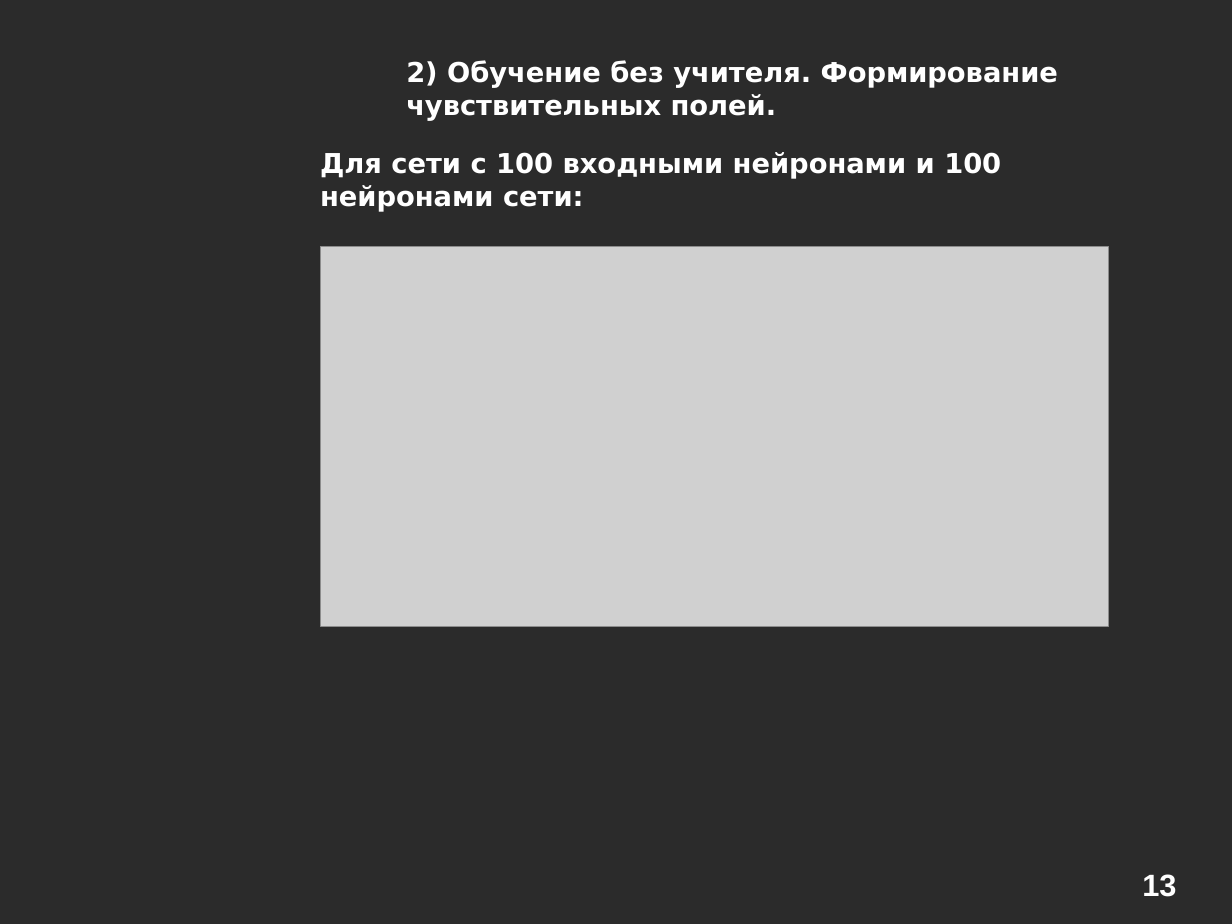
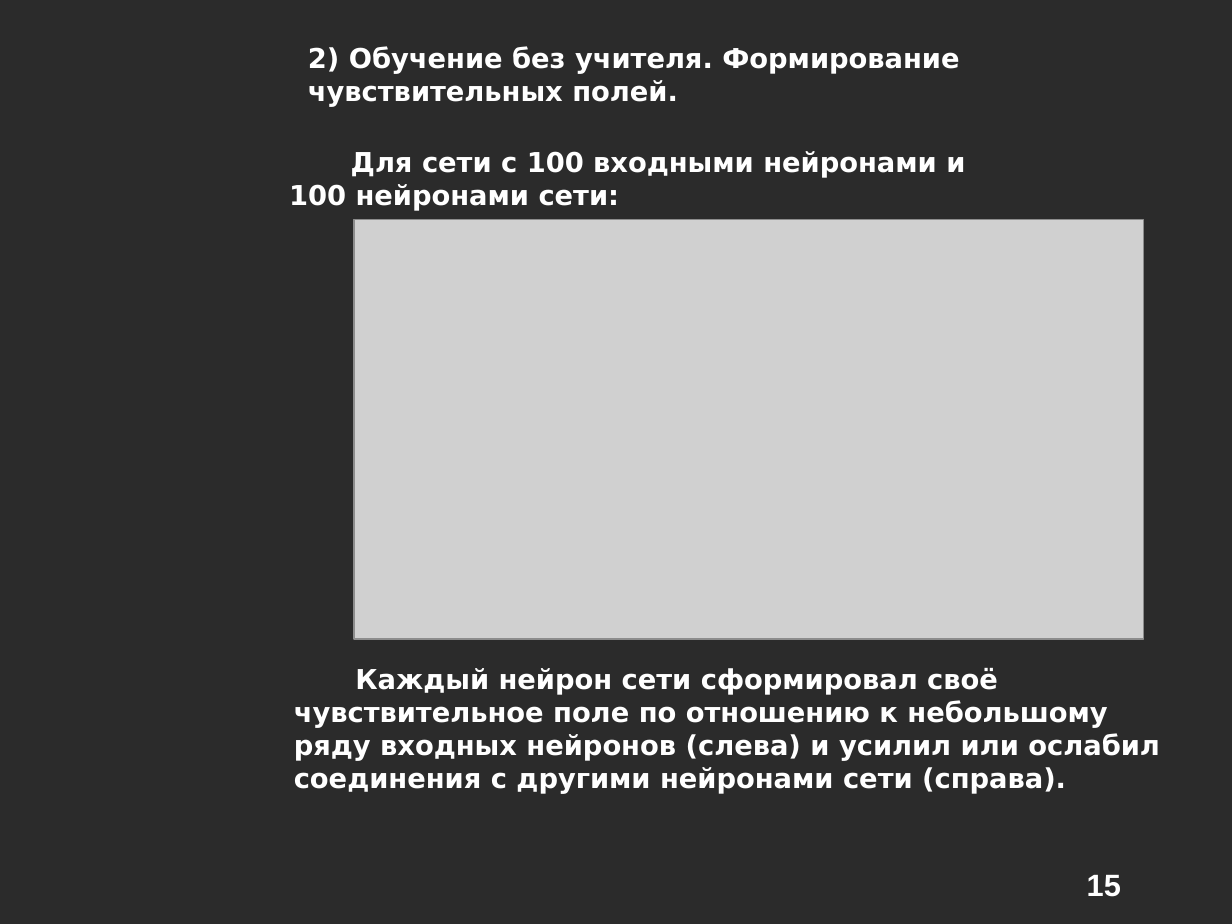
Before and after one commit to alexeyche/alexeyche-junk, a slide deck: slide 15 of cns/doc/conf.ppt (slide 13 before the commit). Drawn at 1232x924 pixels with LibreOffice and Linux fonts; fonts in the diff are those of the drawing; grey boxes stand for pictures; background and template pictures are left out; a plain dark background stands for a picture behind light text. Boxes give left, top, right and bottom in pixels: in the first picture for what was removed or moved away, otherwise in the second. Text is boxed around its words. In the diff, an @@ line names an element or a change of style, - is before the commit and + after.

```diff
--- a/cns/doc/conf.ppt
+++ b/cns/doc/conf.ppt
@@ text "2) Обучение без учителя. Формирование ...": place and size @@
-text "2) Обучение без учителя. Формирование ..." at [406,60,1058,121]
+text "2) Обучение без учителя. Формирование ..." at [308,46,959,107]
@@ text "Для сети с 100 входными ..." rewrapped from [320,152,1001,212] to [289,151,965,211] @@
@@ picture: place and size @@
-picture at [320,246,1109,626]
+picture at [354,219,1143,639]
@@ text added at [294,668,1159,794], 16 pt, text #FFFFFF, bold @@
+Каждый нейрон сети сформировал своё чувствительное поле по отношению к небольшому ряду входных нейронов (слева) и усилил или ослабил соединения с другими нейронами сети (справа).
@@ page number added at [1087,875,1121,897], 18 pt, text #FFFFFF, bold @@
+15
@@ page number removed at [1142,874,1176,897] @@
-13
```
Also in this commit, not shown: 12 other slides changed, 5 slides added, 2 slides removed.
